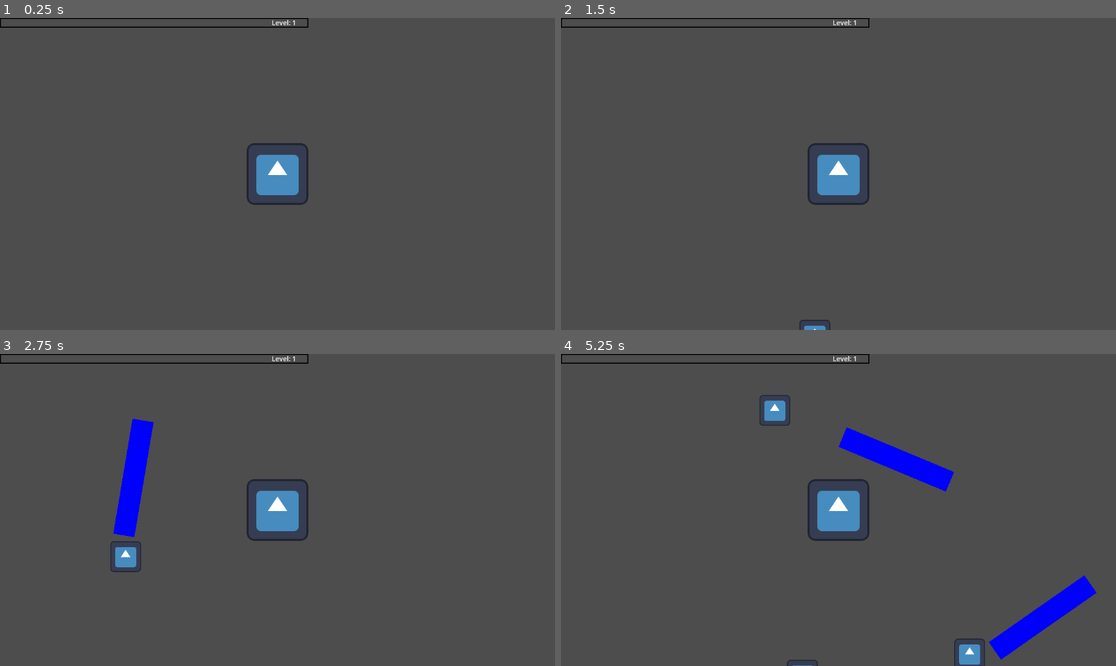
Above: before the commit, frames 1-4 (two rows, left to right).
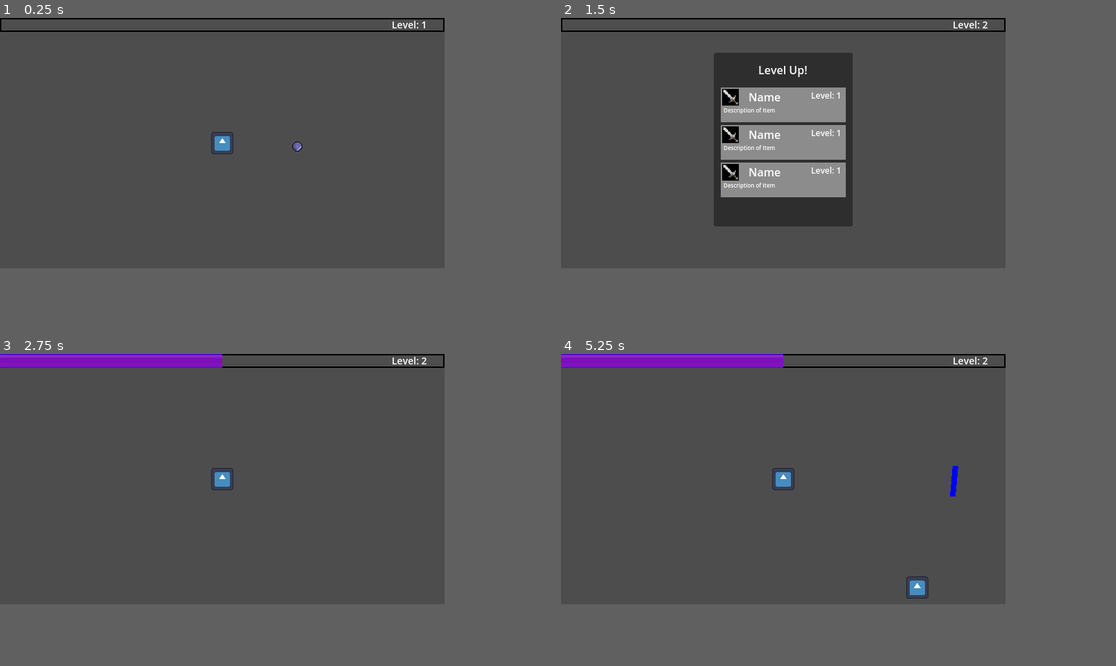
Above: after the commit, the same moments.

Repository: Justin217X/MonsterMash
Game: Godot game, scene res://World/world.tscn
Same seed, same stepped clock (60 frames per second), same inputs: the game is played once before the commit and once after it. This scene is started directly instead of the project's main scene. The engine's default icon, where the game draws it, is replaced by a stand-in: a white triangle on a blue panel in a dark square.
Inputs (mouse positions are in pixels of both pictures, inside the frame that each line leads up to):
- Up to frame 1 (0.25 s): no input
- Up to frame 2 (1.5 s): tap Enter at 0.5 s; move the mouse to (960, 158) at 0.52 s; hold D (right) 0.53-1.28 s; click (960, 158) at 0.6 s; tap Space at 1.25 s; move the mouse to (727, 189) at 1.27 s; hold S (down) from 1.28 s (still down); click (727, 189) at 1.35 s
- Up to frame 3 (2.75 s): move the mouse to (333, 441) at 2.02 s; release S (down) at 2.03 s; hold D (right) from 2.03 s (still down); click (333, 441) at 2.1 s
- Up to frame 4 (5.25 s): move the mouse to (810, 572) at 2.77 s; release D (right) at 2.78 s; hold W (up) 2.78-3.53 s; click (810, 572) at 2.85 s; move the mouse to (1005, 556) at 3.52 s; hold A (left) 3.53-5.03 s; click (1005, 556) at 3.6 s; move the mouse to (672, 463) at 4.27 s; click (672, 463) at 4.35 s; move the mouse to (866, 510) at 5.02 s; hold S (down) from 5.03 s (still down); click (866, 510) at 5.1 s
In our replay, the window is 799x449 before the commit and 640x360 after it. These sizes can differ from the game's own. Grey fills any space a smaller window leaves; there, only what the larger window draws over its background counts as a difference.

The runs differ from the first frame. In frame 1, 2.4% of the frame differs, in the area x 0-81%, y 0-60%; in frame 2, 15%, in the area x 0-81%, y 0-100%; in frame 3, 5.5%; in frame 4, 7.5%.

Commit message:
Created Leveling Up System
--Features--
- Created a leveling up screen so that leveling up prompts user to choose from 3 different items
- Level up screen is animated so that it will swing in from the right when leveling occurs.
- Level up screen will pause the game.
- Created ItemOptions that can be selected to choose an item. Choosing an item will unpause and resume the game.
- Added placeholder ironsword.png for item option. Should be replaced with real item image in the future.
- Experience Gem now plays an animation to shine!
Note: No items were added in yet in this branch.

--Fixes--
- Adjusted Window Viewport to zoom in better.
- Adjusted placeholder Player size
- Adjusted Experience Gem size
- Adjusted placeholder Ice Spear Size
- Adjusted placeholder enemy size

Diff:
--- a/Enemy/enemy.tscn
+++ b/Enemy/enemy.tscn
@@ -16,6 +16,7 @@
 
 [node name="Enemy_type_weak" type="CharacterBody2D"]
 position = Vector2(488, 226)
+scale = Vector2(0.5, 0.5)
 collision_layer = 5
 collision_mask = 5
 script = ExtResource("1_2iv0f")
--- a/Objects/experience_gem.tscn
+++ b/Objects/experience_gem.tscn
@@ -42,7 +42,7 @@
 }
 
 [sub_resource type="RectangleShape2D" id="RectangleShape2D_018rn"]
-size = Vector2(40, 40)
+size = Vector2(14, 14)
 
 [node name="ExperienceGem" type="Area2D" groups=["loot"]]
 collision_layer = 8
@@ -51,7 +51,6 @@
 
 [node name="Sprite2D" type="Sprite2D" parent="."]
 position = Vector2(2.98023e-08, 0)
-scale = Vector2(3, 3)
 texture = ExtResource("2_nwg5u")
 vframes = 9
 
@@ -59,6 +58,7 @@
 libraries = {
 "": SubResource("AnimationLibrary_2aykn")
 }
+autoplay = "GemShine"
 
 [node name="CollisionShape2D" type="CollisionShape2D" parent="."]
 shape = SubResource("RectangleShape2D_018rn")
--- a/Player/Attack/ice_spear.tscn
+++ b/Player/Attack/ice_spear.tscn
@@ -5,7 +5,7 @@
 [sub_resource type="PlaceholderTexture2D" id="PlaceholderTexture2D_qwgs0"]
 
 [sub_resource type="RectangleShape2D" id="RectangleShape2D_ywn4c"]
-size = Vector2(45, 244)
+size = Vector2(8.83883, 44.9123)
 
 [node name="IceSpear" type="Area2D" groups=["attack"]]
 top_level = true
@@ -17,11 +17,13 @@
 [node name="Sprite2D" type="Sprite2D" parent="."]
 modulate = Color(0, 1, 0.992157, 1)
 rotation = -0.785398
-scale = Vector2(44.25, 242.25)
+scale = Vector2(8, 43.796)
 texture = SubResource("PlaceholderTexture2D_qwgs0")
 
 [node name="CollisionShape2D" type="CollisionShape2D" parent="."]
+position = Vector2(1.19209e-07, 1.19209e-07)
 rotation = -0.785398
+scale = Vector2(1, 1)
 shape = SubResource("RectangleShape2D_ywn4c")
 
 [node name="Timer" type="Timer" parent="."]
--- a/Player/player.gd
+++ b/Player/player.gd
@@ -27,6 +27,11 @@
 #GUI
 @onready var expBar = get_node("%ExperienceBar")
 @onready var lblLevel = get_node("%Label_Level")
+@onready var levelPanel = get_node("%LevelUp")
+@onready var upgradeOptions = get_node("%UpgradeOptions")
+@onready var itemOptions = preload("res://Utility/item_option.tscn")
+@onready var snd_LevelUp = get_node("%sound_levelup")
+
 
 func _ready():
 	attack()
@@ -105,10 +110,9 @@
 	if experience + collected_experience >= exp_required: #check if level up
 		collected_experience -= exp_required - experience
 		experience_level += 1
-		lblLevel.text = str("Level: ", experience_level)
 		experience = 0
 		exp_required = calculate_experiencecap()
-		calculate_experience(0) # Required to Level Up multiple times with excess experience
+		levelup()
 	else:
 		experience += collected_experience
 		collected_experience = 0
@@ -129,3 +133,29 @@
 func set_expBar(set_value = 1, set_max_value = 100):
 	expBar.value = set_value
 	expBar.max_value = set_max_value
+
+# LevelUp Functions
+func levelup():
+	snd_LevelUp.play()
+	lblLevel.text = str("Level: ", experience_level)
+	var tween = levelPanel.create_tween()
+	#Animation for Level up to slide into the screen from the right
+	tween.tween_property(levelPanel, "position", Vector2(220, 50), 0.2).set_trans(Tween.TRANS_QUINT).set_ease(Tween.EASE_IN)
+	tween.play()
+	levelPanel.visible = true #LevelPanel is invisible by default
+	var options = 0
+	var optionsmax = 3
+	while options < optionsmax: #Displays Options in LevelUpPanel on UpgradeOptions node
+		var option_choice = itemOptions.instantiate()
+		upgradeOptions.add_child(option_choice)
+		options += 1
+	get_tree().paused = true #Pauses game
+
+func upgrade_character(upgrade):
+	var option_chidren = upgradeOptions.get_children()
+	for i in option_chidren:
+		i.queue_free()
+	levelPanel.visible = false
+	levelPanel.position = Vector2(800, 50) #Move LevelUpPanel off screen
+	get_tree().paused = false
+	calculate_experience(0) # Required to Level Up multiple times with excess experience
--- a/Player/player.tscn
+++ b/Player/player.tscn
@@ -1,14 +1,13 @@
-[gd_scene load_steps=12 format=3 uid="uid://d1gjhqwn3oxaj"]
+[gd_scene load_steps=11 format=3 uid="uid://d1gjhqwn3oxaj"]
 
 [ext_resource type="Script" path="res://Player/player.gd" id="1_7okhk"]
 [ext_resource type="Texture2D" uid="uid://cc5amojnwk0dk" path="res://icon.svg" id="2_52iq4"]
 [ext_resource type="PackedScene" uid="uid://bkemc1h4oq8c2" path="res://Utility/hurt_box.tscn" id="3_pr3sp"]
 [ext_resource type="Texture2D" uid="uid://dh4gn31tywb3" path="res://assets/exp_background.png" id="4_r4gkh"]
 [ext_resource type="Texture2D" uid="uid://b0f7jvgjtk2f6" path="res://assets/exp_progress.png" id="5_cxs43"]
-[ext_resource type="Texture2D" uid="uid://uy5th1728in8" path="res://assets/ElderAsset1.2.png" id="6_vbv1a"]
 
 [sub_resource type="RectangleShape2D" id="RectangleShape2D_2jeav"]
-size = Vector2(116, 117)
+size = Vector2(120, 120)
 
 [sub_resource type="RectangleShape2D" id="RectangleShape2D_hnahh"]
 size = Vector2(95, 123)
@@ -22,6 +21,7 @@
 [sub_resource type="CircleShape2D" id="CircleShape2D_p38sh"]
 
 [node name="Player" type="CharacterBody2D" groups=["player"]]
+scale = Vector2(0.25, 0.25)
 motion_mode = 1
 script = ExtResource("1_7okhk")
 
@@ -99,11 +99,34 @@
 horizontal_alignment = 1
 vertical_alignment = 2
 
-[node name="Sprite2D2" type="Sprite2D" parent="."]
+[node name="LevelUp" type="Panel" parent="GUILayer/GUI"]
+unique_name_in_owner = true
+process_mode = 2
 visible = false
-texture = ExtResource("6_vbv1a")
-region_enabled = true
-region_rect = Rect2(10.2362, 477.133, 281.751, 59.8164)
+layout_mode = 0
+offset_left = 800.0
+offset_top = 50.0
+offset_right = 1000.0
+offset_bottom = 300.0
+
+[node name="Label_LevelUp" type="Label" parent="GUILayer/GUI/LevelUp"]
+layout_mode = 0
+offset_right = 200.0
+offset_bottom = 50.0
+text = "Level Up!"
+horizontal_alignment = 1
+vertical_alignment = 1
+
+[node name="UpgradeOptions" type="VBoxContainer" parent="GUILayer/GUI/LevelUp"]
+unique_name_in_owner = true
+layout_mode = 0
+offset_left = 10.0
+offset_top = 50.0
+offset_right = 190.0
+offset_bottom = 100.0
+
+[node name="sound_levelup" type="AudioStreamPlayer" parent="GUILayer/GUI/LevelUp"]
+unique_name_in_owner = true
 
 [connection signal="hurt" from="HurtBox" to="." method="_on_hurt_box_hurt"]
 [connection signal="timeout" from="Attack/IceSpearTimer" to="." method="_on_ice_spear_timer_timeout"]
--- /dev/null
+++ b/Utility/item_option.gd
@@ -0,0 +1,21 @@
+extends ColorRect
+
+var mouse_over = false
+var item = null
+@onready var player = get_tree().get_first_node_in_group("player")
+
+signal selected_upgrade(upgrade)
+
+func _ready() -> void:
+	connect("selected_upgrade", Callable(player, "upgrade_character"))
+
+func _input(event: InputEvent) -> void:
+	if event.is_action("click"):
+		if mouse_over:
+			emit_signal("selected_upgrade", item)
+
+func _on_mouse_entered() -> void:
+	mouse_over = true
+
+func _on_mouse_exited() -> void:
+	mouse_over = false
--- /dev/null
+++ b/Utility/item_option.tscn
@@ -0,0 +1,58 @@
+[gd_scene load_steps=3 format=3 uid="uid://c6ubali0x2fbc"]
+
+[ext_resource type="Texture2D" uid="uid://v8r8d1s83pky" path="res://assets/ironsword.png" id="1_1xi02"]
+[ext_resource type="Script" path="res://Utility/item_option.gd" id="1_twu7o"]
+
+[node name="ItemOption" type="ColorRect"]
+custom_minimum_size = Vector2(180, 50)
+offset_right = 180.0
+offset_bottom = 50.0
+color = Color(0.54902, 0.54902, 0.54902, 1)
+script = ExtResource("1_twu7o")
+
+[node name="ColorRect" type="ColorRect" parent="."]
+layout_mode = 0
+offset_left = 2.0
+offset_top = 2.0
+offset_right = 26.0
+offset_bottom = 26.0
+color = Color(0, 0, 0, 1)
+
+[node name="Item Icon" type="TextureRect" parent="ColorRect"]
+layout_mode = 0
+offset_left = 1.0
+offset_top = 1.0
+offset_right = 2201.0
+offset_bottom = 2201.0
+scale = Vector2(0.01, 0.01)
+texture = ExtResource("1_1xi02")
+flip_h = true
+
+[node name="lbl_name" type="Label" parent="."]
+layout_mode = 0
+offset_left = 39.0
+offset_top = 2.0
+offset_right = 89.0
+offset_bottom = 25.0
+text = "Name"
+horizontal_alignment = 1
+
+[node name="lbl_description" type="Label" parent="."]
+offset_left = 4.0
+offset_top = 27.0
+offset_right = 166.0
+offset_bottom = 48.0
+theme_override_font_sizes/font_size = 8
+text = "Description of Item"
+autowrap_mode = 3
+
+[node name="lbl_level" type="Label" parent="."]
+offset_left = 130.0
+offset_top = 3.0
+offset_right = 171.0
+offset_bottom = 26.0
+theme_override_font_sizes/font_size = 12
+text = "Level: 1"
+
+[connection signal="mouse_entered" from="." to="." method="_on_mouse_entered"]
+[connection signal="mouse_exited" from="." to="." method="_on_mouse_exited"]
--- a/World/world.tscn
+++ b/World/world.tscn
@@ -1,9 +1,10 @@
-[gd_scene load_steps=6 format=3 uid="uid://deceqty7g1fq1"]
+[gd_scene load_steps=7 format=3 uid="uid://deceqty7g1fq1"]
 
 [ext_resource type="PackedScene" uid="uid://d1gjhqwn3oxaj" path="res://Player/player.tscn" id="1_pwy3b"]
 [ext_resource type="PackedScene" uid="uid://bxwyva332xtfk" path="res://Utility/enemy_spawner.tscn" id="2_kag20"]
 [ext_resource type="Script" path="res://Utility/spawn_info.gd" id="3_h5bwr"]
 [ext_resource type="PackedScene" uid="uid://dsavthkl5jgqp" path="res://Enemy/enemy.tscn" id="4_y21iv"]
+[ext_resource type="PackedScene" uid="uid://0tdkfmm1y551" path="res://Objects/experience_gem.tscn" id="5_e541h"]
 
 [sub_resource type="Resource" id="Resource_7adbp"]
 script = ExtResource("3_h5bwr")
@@ -23,3 +24,7 @@
 spawns = Array[ExtResource("3_h5bwr")]([SubResource("Resource_7adbp")])
 
 [node name="Loot" type="Node2D" parent="." groups=["loot"]]
+
+[node name="ExperienceGem" parent="Loot" instance=ExtResource("5_e541h")]
+position = Vector2(108, 5)
+experience = 10
--- a/project.godot
+++ b/project.godot
@@ -14,6 +14,12 @@
 run/main_scene="res://scene/world.tscn"
 config/features=PackedStringArray("4.3", "Forward Plus")
 config/icon="res://icon.svg"
+
+[display]
+
+window/size/viewport_width=640
+window/size/viewport_height=360
+window/stretch/mode="canvas_items"
 
 [global_group]
 
@@ -43,6 +49,11 @@
 "events": [Object(InputEventKey,"resource_local_to_scene":false,"resource_name":"","device":-1,"window_id":0,"alt_press …(192 unchanged characters)…
 ]
 }
+click={
+"deadzone": 0.5,
+"events": [Object(InputEventMouseButton,"resource_local_to_scene":false,"resource_name":"","device":-1,"window_id":0,"alt_pressed":false,"shift_pressed":false,"ctrl_pressed":false,"meta_pressed":false,"button_mask":0,"position":Vector2(0, 0),"global_position":Vector2(0, 0),"factor":1.0,"button_index":1,"canceled":false,"pressed":false,"double_click":false,"script":null)
+]
+}
 
 [layer_names]
 
Binary file added: assets/ironsword.png
Not shown, added: assets/ironsword.png.import
